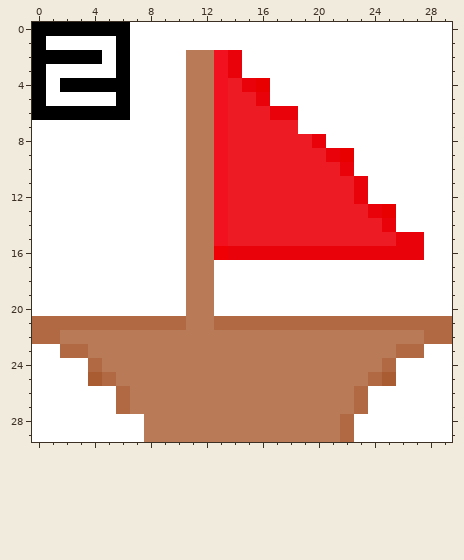
File history of a pixel-art sprite, games/src/pl/praktykiatrem/game/battleship/files/2.png. The first picture shows the starting point.
The file is 30x30 pixels. Pixels under 10% opacity are left out. Colours within 5 levels of each other are drawn and written as one.
New version:
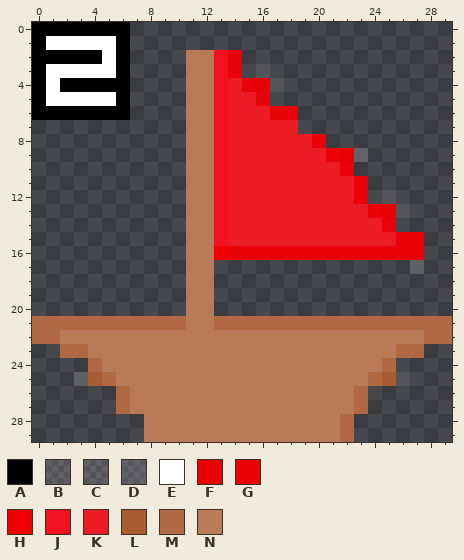
Palette (. is transparent): A #000000  B #f7e8e824  C #f7f0e824  D #f8e8eb2a  E #ffffff  F #e80000  G #ea020b  H #f00005  J #f2111e  K #ed1c24  L #a95c31  M #b06942  N #b97a57
What changed:
The edit turns colour E into colour B in row 3 at x 16; in row 4 at x 17; in row 12 at x 25; in row 13 at x 26; in row 17 at x 27.
The edit turns colour E into colour C in row 25 at x 3 and 26.
The edit turns colour E into colour D in row 9 at x 23.
The edit erases colour E in rows 0 to 1 at x 7 to 29; in row 2 at x 7 to 10 and 15 to 29; in row 3 at x 7 to 10, 15 and 17 to 29; in row 4 at x 7 to 10 and 18 to 29; in row 5 at x 7 to 10 and 17 to 29; in row 6 at x 7 to 10 and 19 to 29.
The edit erases colour E in row 7 at x 0 to 10 and 19 to 29; in row 8 at x 0 to 10 and 21 to 29; in row 9 at x 0 to 10 and 24 to 29; in row 10 at x 0 to 10 and 23 to 29; in row 11 at x 0 to 10 and 24 to 29; in row 12 at x 0 to 10, 24 and 26 to 29.
The edit erases colour E in row 13 at x 0 to 10 and 27 to 29; in row 14 at x 0 to 10 and 26 to 29; in rows 15 to 16 at x 0 to 10 and 28 to 29; in row 17 at x 0 to 10, 13 to 26 and 28 to 29; in rows 18 to 20 at x 0 to 10 and 13 to 29; in row 23 at x 0 to 1 and 28 to 29.
The edit erases colour E in row 24 at x 0 to 3 and 26 to 29; in row 25 at x 0 to 2 and 27 to 29; in rows 26 to 27 at x 0 to 5 and 24 to 29; in rows 28 to 29 at x 0 to 7 and 23 to 29.
Changed places in both pictures, as pixel boxes (x1, y1, x2, y2):
changed: (32, 22, 452, 442)
